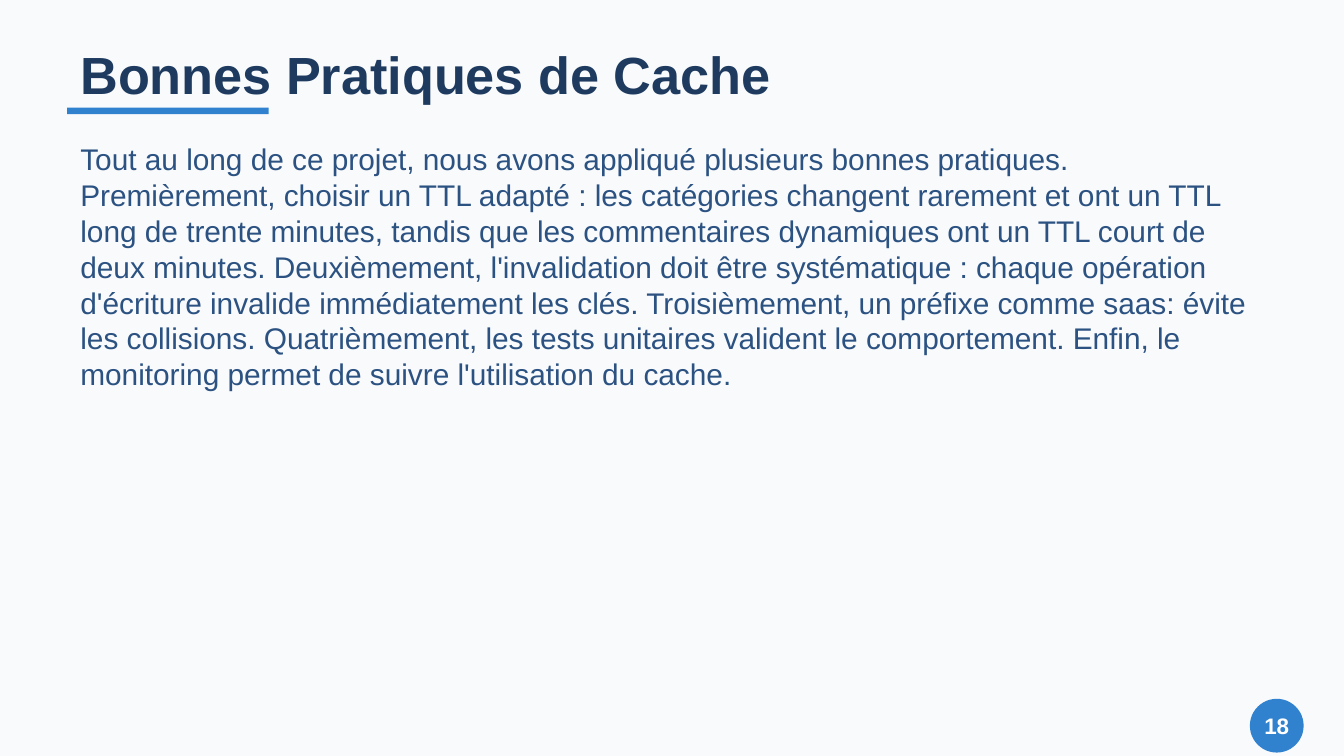
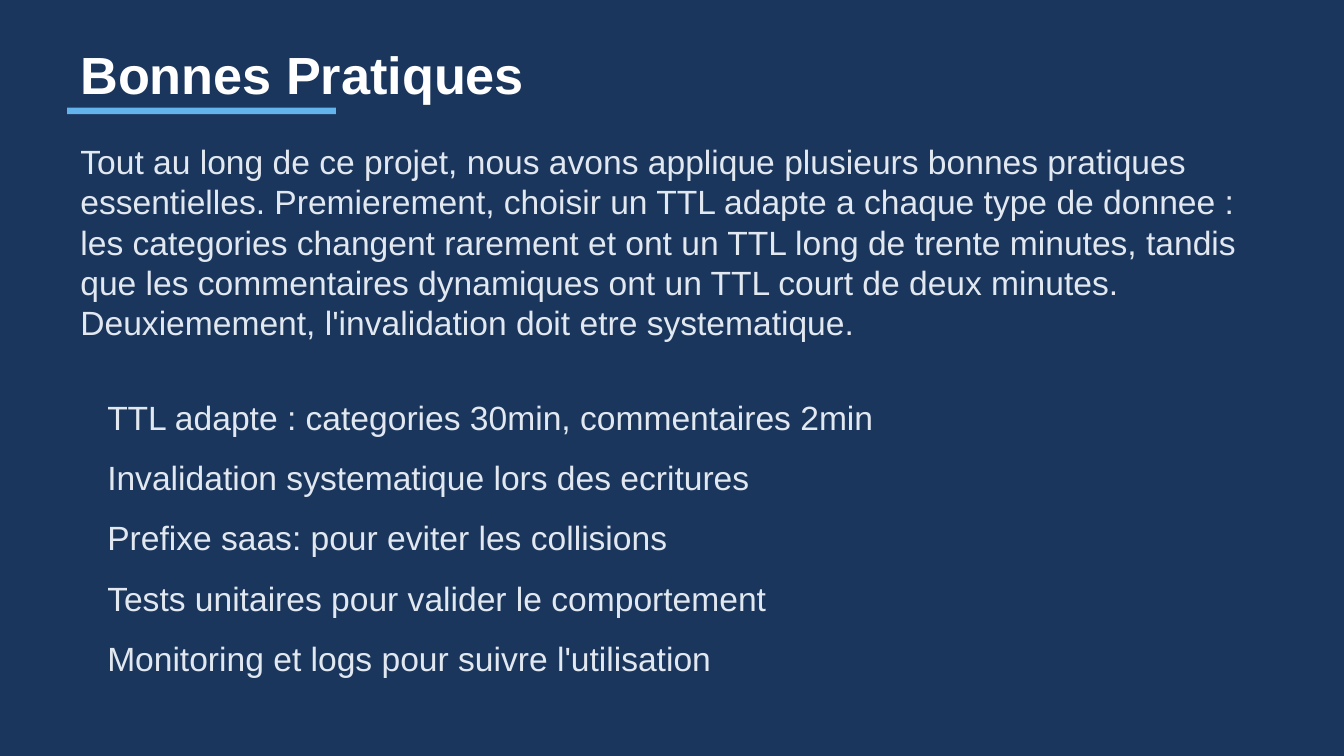
Before and after one commit to Zeinot/marketplace-saas, a slide deck: slide 18 of output/Presentation_Cache_Redis.pptx. Drawn at 1344x756 pixels with LibreOffice and Linux fonts; fonts in the diff are those of the drawing. Boxes give left, top, right and bottom in pixels: in the first picture for what was removed or moved away, otherwise in the second. Text is boxed around its words. In the diff, an @@ line names an element or a change of style, - is before the commit and + after.

```diff
--- a/output/Presentation_Cache_Redis.pptx
+++ b/output/Presentation_Cache_Redis.pptx
@@ background #F8FAFC to #1A365D @@
@@ text at [80,56,524,104]: text changed; text colour #1E3A5F to #FFFFFF @@
-Bonnes Pratiques de Cache
+Bonnes Pratiques
@@ rectangle: place and size @@
-rectangle at [67,108,269,114]
+rectangle at [67,108,336,114]
@@ rectangle at [67,108,336,114]: fill #3182CE to #63B3ED @@
@@ text at [80,149,1236,341]: text changed; size 16 to 18 pt; text colour #2C5282 to #E2E8F0 @@
-Tout au long de ce projet, nous avons appliqué plusieurs bonnes pratiques. Premièrement, choisir un TTL adapté : les catégories changent rarement et ont un TTL long de trente minutes, tandis que les commentaires dynamiques ont un TTL court de deux minutes. Deuxièmement, l'invalidation doit être systématique : chaque opération d'écriture invalide immédiatement les clés. Troisièmement, un préfixe comme saas: évite les collisions. Quatrièmement, les tests unitaires valident le comportement. Enfin, le monitoring permet de suivre l'utilisation du cache.
+Tout au long de ce projet, nous avons applique plusieurs bonnes pratiques essentielles. Premierement, choisir un TTL adapte a chaque type de donnee : les categories changent rarement et ont un TTL long de trente minutes, tandis que les commentaires dynamiques ont un TTL court de deux minutes. Deuxiemement, l'invalidation doit etre systematique.
@@ text added at [107,405,873,436], 18 pt, text #E2E8F0 @@
+TTL adapte : categories 30min, commentaires 2min
@@ text added at [107,465,749,496], 18 pt, text #E2E8F0 @@
+Invalidation systematique lors des ecritures
@@ text added at [107,525,667,557], 18 pt, text #E2E8F0 @@
+Prefixe saas: pour eviter les collisions
@@ text added at [107,586,766,617], 18 pt, text #E2E8F0 @@
+Tests unitaires pour valider le comportement
@@ text added at [107,646,711,678], 18 pt, text #E2E8F0 @@
+Monitoring et logs pour suivre l'utilisation
@@ ellipse removed at [1250,699,1304,753] @@
@@ text removed at [1264,718,1289,735] @@
-18
```
Also in this commit, not shown: 16 other slides changed, 3 slides added, 3 slides removed, 22 other files.
